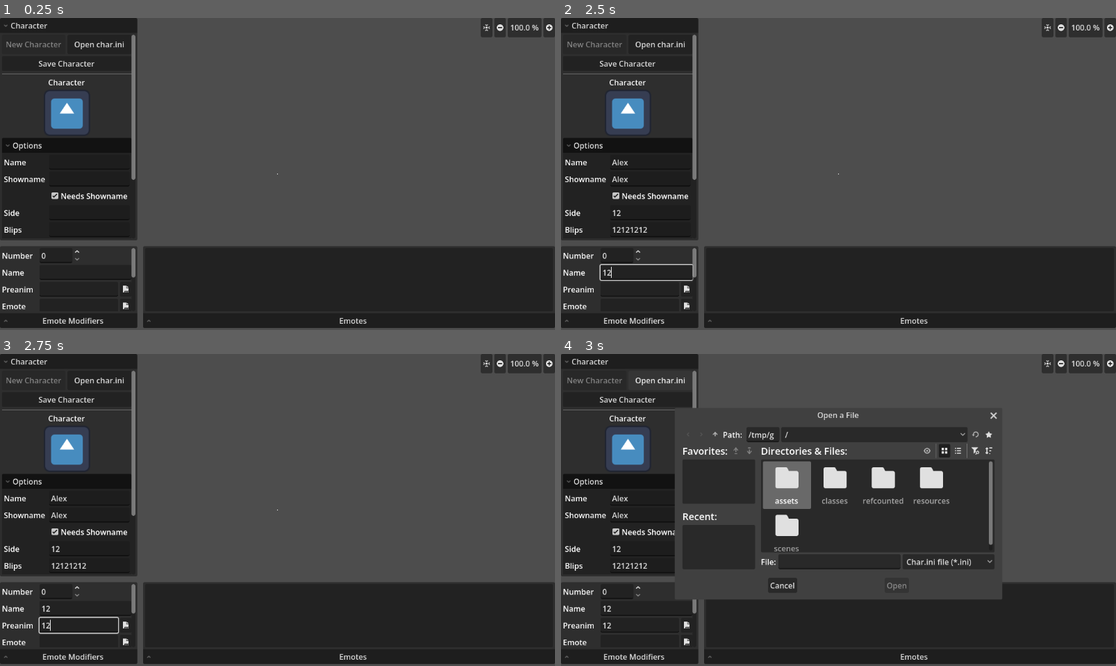
Above: before the commit, frames 1-4 (two rows, left to right).
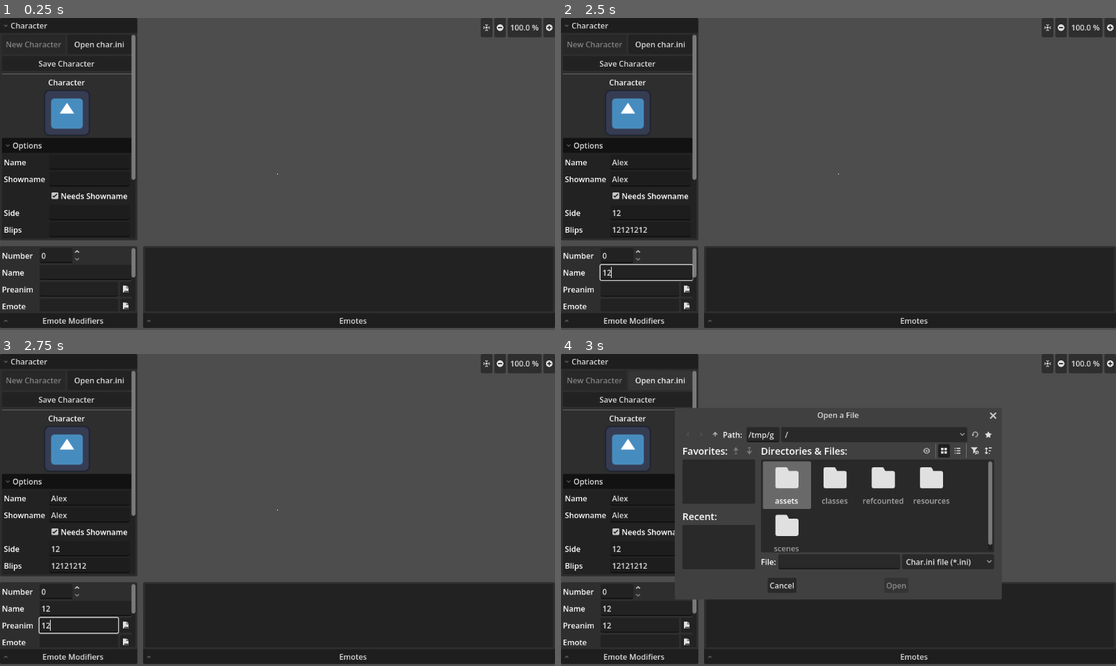
Above: after the commit, the same moments.

Repository: Crystalwarrior/KFO-CharMaker
Game: Godot game, scene res://scenes/main.tscn
Two runs of this game, one before a commit and one after it. Both use one fixed random seed, a clock stepped at 60 frames per second and the inputs below. The engine's default icon, where the game draws it, is replaced by a stand-in: a white triangle on a blue panel in a dark square.
Inputs (mouse positions are in pixels of both pictures, inside the frame that each line leads up to):
- Up to frame 1 (0.25 s): no input
- Up to frame 2 (2.5 s): click (649, 161) at 0.52 s; type "Alex" at 0.6 s; click (649, 180) at 0.75 s; type "Alex" at 0.83 s; click (649, 211) at 0.98 s; type "12" at 1.07 s; click (649, 230) at 1.27 s; type "12" at 1.35 s; click (649, 264) at 1.5 s; type "12" at 1.58 s; click (649, 280) at 1.73 s; type "12" at 1.82 s; click (649, 295) at 2.02 s; type "12" at 2.1 s; click (644, 273) at 2.25 s; type "12" at 2.33 s; click (638, 289) at 2.48 s
- Up to frame 3 (2.75 s): type "12" at 2.57 s
- Up to frame 4 (3 s): click "Open char.ini" at 2.75 s

Frames 1-3 are identical in both runs. In frame 4, 0.4% of the frame differs, in the area x 37-79%, y 18-76%.

Commit message:
_init but cooler

Diff:
--- a/resources/emote.gd
+++ b/resources/emote.gd
@@ -61,7 +61,13 @@
 @export var sound_loop: bool = false
 
 
-func _init(p_display_name: String, p_pre: String, p_idle: String, p_emote_mod: String, p_desk_mod: String = ""):
+func _init(
+		p_display_name: String,
+		p_pre: String,
+		p_idle: String,
+		p_emote_mod: String,
+		p_desk_mod: String = "",
+):
 	display_name = p_display_name
 	pre = p_pre
 	idle = p_idle
